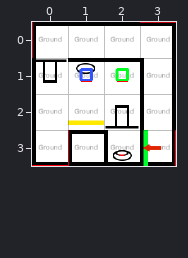
Two versions of a level (Tiled map, CassiopeeUnity/Assets/Worlds/Cassiopee/Data/Level5Room1.tmx). Above is the file before it was changed.
Cells are 50x50 px. Shown: x 0..3, y 0..3.
After:
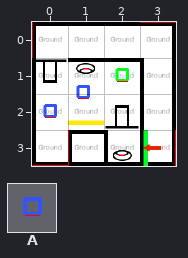
Key: from "Deco": A 6 "object".
Objects are placed by their top-left corner, in cells (3,4 is the top-left corner of cell 3,4); size is 1x1 cell unless given.
Author's note on the commit: Button sounds
What changed:
--- layer "Floor 0/Objects"
-A "Gun" at 1,1
+A "Gun" at 0.9,1.5
+A "ButtonSoundPlayer" at 0,2
Boxes around the changes in both pictures, in picture pixels (x1, y1, x2, y2):
changed: (43, 68, 93, 118)
